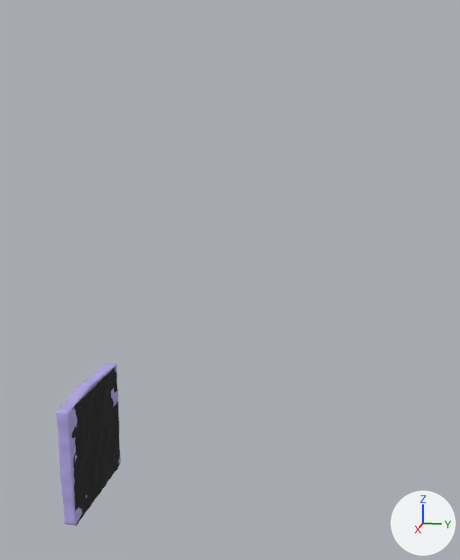
Two versions of the glTF model Blender/Modelos/SuperMarket.glb, one commit apart.
Rendered twice from a camera (50 mm lens) standing at (23.66, 22.28, 12.12) and looking at (5.28, 18.6, 7.52). Every picture has the same lights, and +X, +Y and +Z are marked at lower right. The picture after the commit comes second. Where no turn or scale is listed for an object, it has been applied to the vertices.

Objects in the first picture: 'Background', 'LeftDoor', 'RightDoor'.
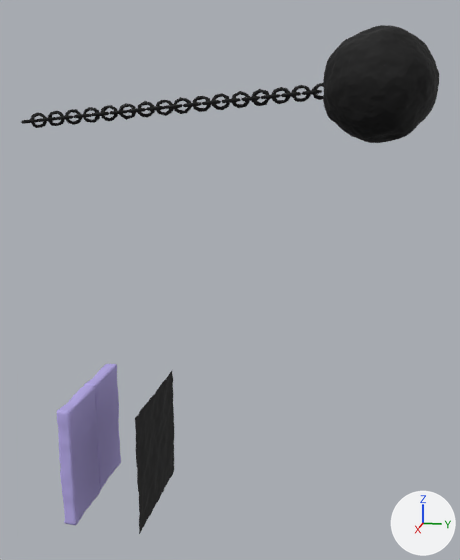
What differs and where, as boxes (x1, y1, x2, y2) in the pictures (460 x 560 px):
'Demolición', added (black)
    after: (21, 25, 439, 143)
'Background', moved
    before: (72, 367, 120, 526)
    after: (135, 371, 174, 534)
'RightDoor', moved, turned
    before: (56, 386, 91, 525)
    after: (57, 386, 101, 525)
'LeftDoor', moved, turned
    before: (80, 364, 121, 464)
    after: (84, 364, 121, 489)

The change, as a list of edits to the scene's bpy script:
```text
Add me_sphere_001:
    me_sphere_001.from_pydata(...)  # 32799 vertices, 65594 faces; spans x -1.53..1.48, y -0.22..11.87, z -0.58..2.46
    me_sphere_001.materials.append(mat_negro_002)  # black #000000
Change ob_leftdoor:
    ob_leftdoor.rotation_euler: (0.0, 0.0, -0.0733) -> (0.0, 0.0, 0.0)  # degrees (0, 0, -4.2) -> degrees (0, 0, 0)
    ob_leftdoor.location: (3.41, 14.14, 0.0) -> (3.4, 14.14, 0.0)
Change ob_rightdoor:
    ob_rightdoor.rotation_euler: (0.0, 0.0, 0.0733) -> (0.0, 0.0, 0.0)  # degrees (0, 0, 4.2) -> degrees (0, 0, 0)
    ob_rightdoor.location: (7.42, 14.15, 0.0) -> (7.43, 14.15, 0.0)
Change ob_background:
    ob_background.location: (0.0, 0.05, 0.0) -> (0.0, 2.13, 0.0)
Add ob_demolición:
    ob_demolición = bpy.data.objects.new('Demolición', me_sphere_001)
    ob_demolición.location = (5.26, 12.38, 12.17)
```
